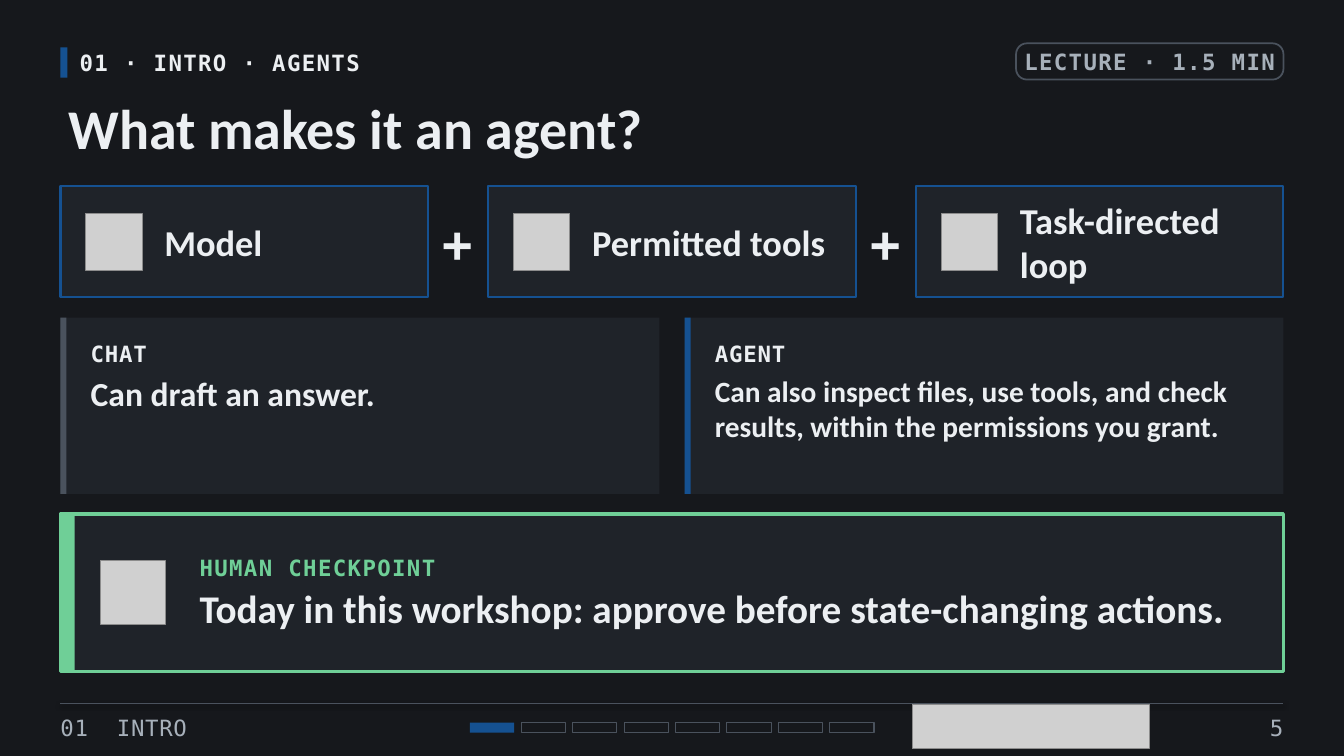
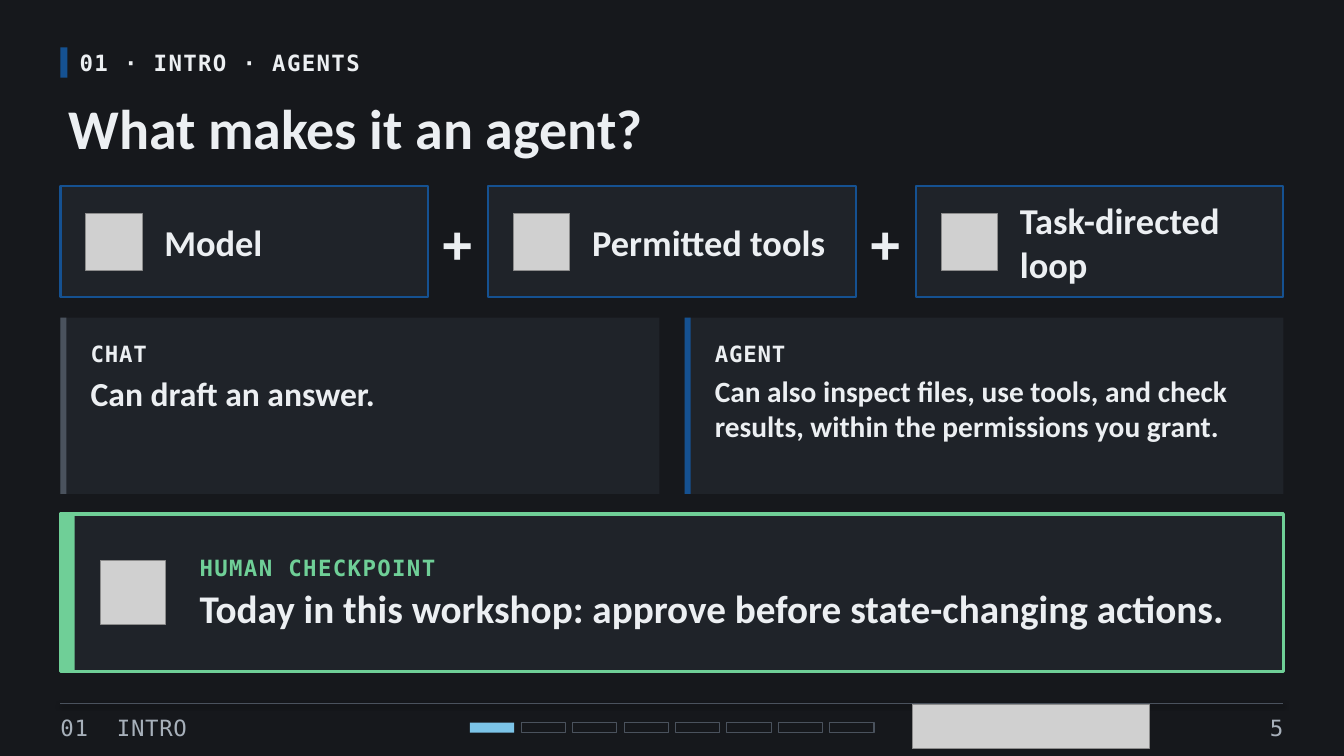
Before and after one commit to OCDEkr/Cite-Talk-2026, a slide deck: slide 5 of CITE-2026-AI-Cybersecurity-Workshop-With-Intro.pptx. Drawn at 1344x756 pixels with LibreOffice and Linux fonts; fonts in the diff are those of the drawing; grey boxes stand for pictures. Boxes give left, top, right and bottom in pixels: in the first picture for what was removed or moved away, otherwise in the second. Text is boxed around its words. In the diff, an @@ line names an element or a change of style, - is before the commit and + after.

```diff
--- a/CITE-2026-AI-Cybersecurity-Workshop-With-Intro.pptx
+++ b/CITE-2026-AI-Cybersecurity-Workshop-With-Intro.pptx
@@ rounded rectangle removed at (1016,43,1284,80) @@
-LECTURE · 1.5 MIN
@@ rectangle at (470,723,514,733): fill #155191 to #7CC4E8 @@
```
Also in this commit, not shown: 19 other slides changed.
